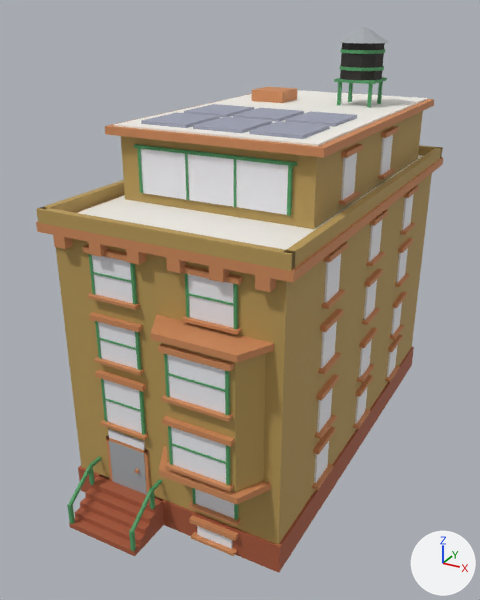
The Blender file assets/managed-models/buildings/house-1x2-5f-brownstone-a-solar/house-1x2-5f-brownstone-a-solar.blend, before and after one commit.
Rendered twice from a 50 mm camera at (1.227, -2.482, 1.89) aimed at (-0.067, -0.13, 0.713). Every picture has the same lights, and +X, +Y and +Z are marked at lower right. The first picture is the older version.

Objects in the first picture: 'house-1x2-5f-brownstone-a-solar'.
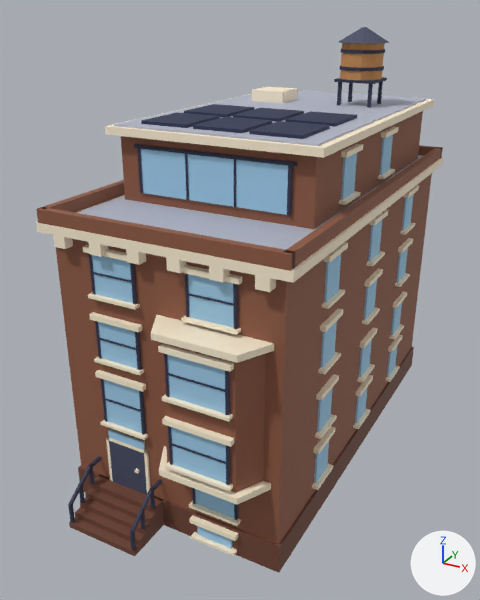
What differs and where, as boxes [x1, y1, x2, y2] in the pictures (480 x 600 px; the box of a moved part takes in the faces that stretch with it):
part 1 of me_house_1x2_5f_brownstone_a_solar, added: after [78, 484, 85, 504]
part 2 of me_house_1x2_5f_brownstone_a_solar, added: after [140, 509, 146, 530]
part 3 of me_house_1x2_5f_brownstone_a_solar, moved or reshaped: before [67, 458, 162, 551]; after [68, 458, 162, 550]
part 4 of me_house_1x2_5f_brownstone_a_solar, surface changed: [36, 27, 443, 573] in both

The edits, one by one:
me_house_1x2_5f_brownstone_a_solar is used by ob_house_1x2_5f_brownstone_a_solar; location (0.0, 0.0, 0.0).
me_house_1x2_5f_brownstone_a_solar had 2192 vertices, 1632 faces and spanned x -0.5..0.5, y -1.0..1.01, z 0.0..1.81.
me_house_1x2_5f_brownstone_a_solar now has 2208 vertices, 1644 faces and spans x -0.5..0.5, y -1.0..1.01, z 0.0..1.81.
me_house_1x2_5f_brownstone_a_solar part 1: a new loose piece, a box spanning x -0.356..-0.344, y -0.931..-0.919, z 0.072..0.164, in mat_m_house_1x2_5f_brownstone_a_solar.
me_house_1x2_5f_brownstone_a_solar part 2: a new loose piece, a box spanning x -0.056..-0.044, y -0.931..-0.919, z 0.072..0.164, in mat_m_house_1x2_5f_brownstone_a_solar.
Part 3, on me_house_1x2_5f_brownstone_a_solar:
12 vertices are removed from x -0.36..-0.04, y -1.0..-0.99, z 0.02..0.11.
40 faces are deleted.
4 vertices are added at (-0.34, -0.98, 0.02), (-0.36, -0.98, 0.02), (-0.04, -0.98, 0.02), (-0.06, -0.98, 0.02).
8 new vertices lie (0.0, 0.0, 0.1) away from vertices in x -0.36..-0.04, y -1.0..-0.98, z 0.02.
40 new faces join them.
me_house_1x2_5f_brownstone_a_solar part 4: 1568 kept faces spanning x -0.5..0.5, y -1.0..1.01, z 0.0..1.81 get new texture (UV) coordinates.
Other edits to the shape of me_house_1x2_5f_brownstone_a_solar do not show in these pictures.
